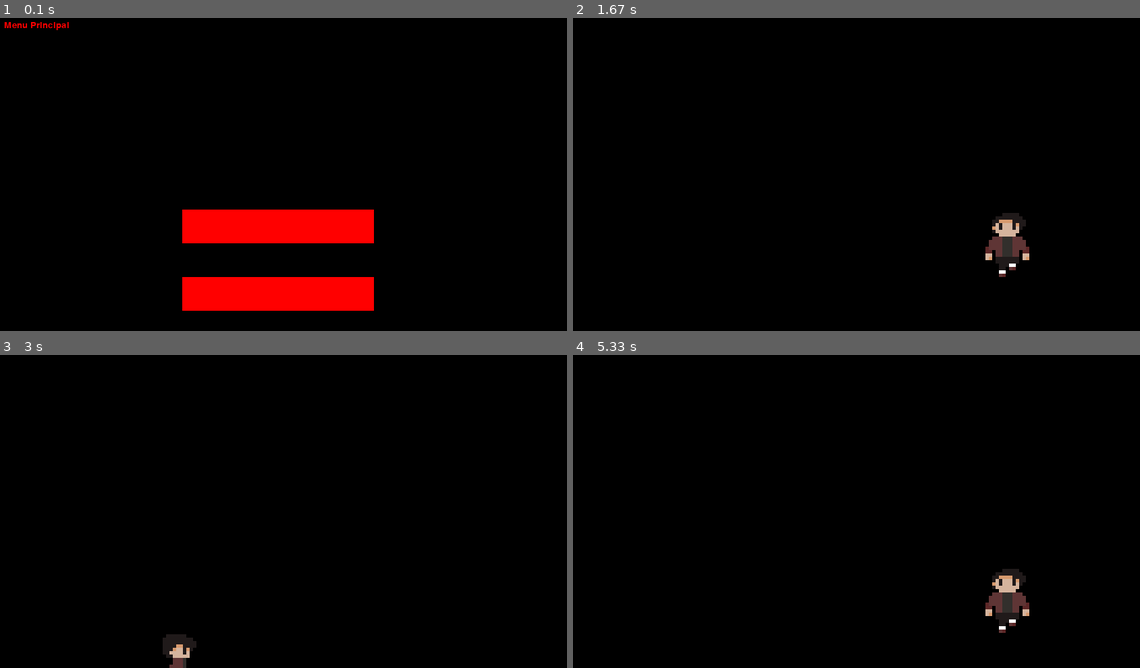
Above: before the commit, frames 1-4 (two rows, left to right).
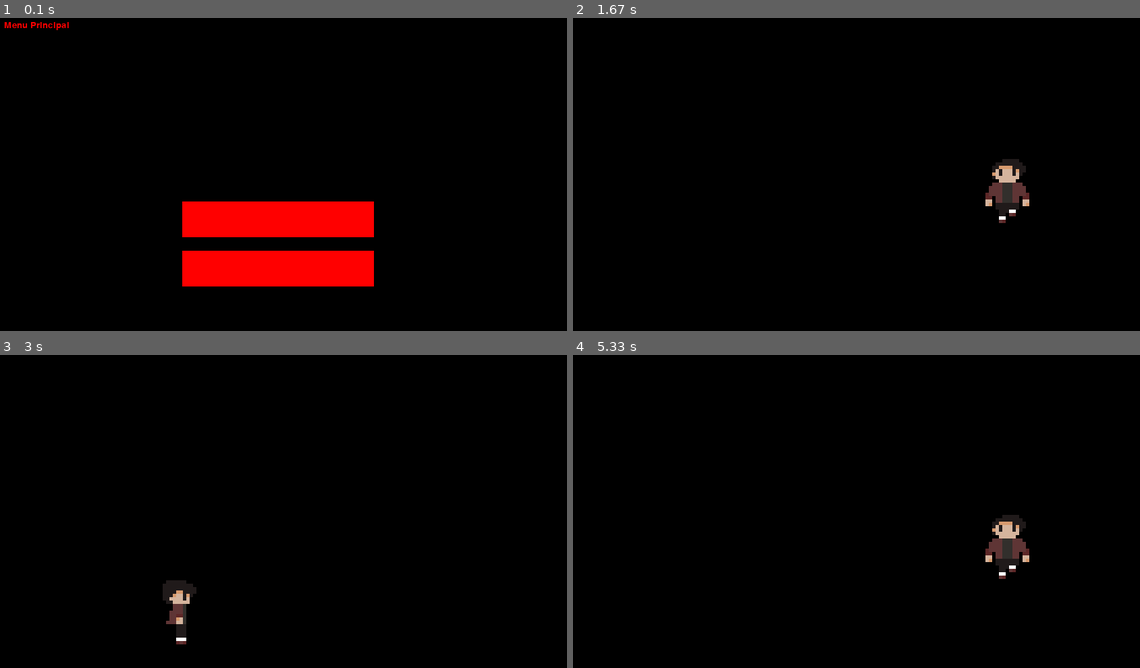
Above: after the commit, the same moments.

Repository: VinicciusSantos/Estudos-Pygame
Game: pygame game, started from main.py
Two runs of this game, one before a commit and one after it. Both use one fixed random seed, a clock stepped at 60 frames per second and the inputs below.
Inputs (mouse positions are in pixels of both pictures, inside the frame that each line leads up to):
- Up to frame 1 (0.1 s): no input
- Up to frame 2 (1.67 s): click (850, 218) at 0.38 s; hold Right 0.67-1.13 s; move the mouse to (828, 183) at 0.7 s; hold Up 1.17-1.47 s; hold Right from 1.5 s (still down)
- Up to frame 3 (3 s): release Right at 1.97 s; hold Left 2-2.53 s; hold Left 2.57-2.97 s
- Up to frame 4 (5.33 s): hold Up 3-3.37 s; hold Right 3.4-4.03 s; hold Left 4.07-4.53 s; hold Right 4.57-5.03 s; hold Up from 5.07 s (still down)

The runs differ from the first frame. In frame 1, 7.0% of the frame differs, in the area x 32-66%, y 58-94%; in frame 2, 1.9%; in frame 3, 1.1%; in frame 4, 1.9%.

Commit message:
Update main.py

Diff:
--- a/main.py
+++ b/main.py
@@ -12,18 +12,18 @@
 pygame.init()
 sprite_sheet = pygame.image.load(os.path.join(diretorio_sprites, "Personagem.png"))
 
+# Definindo as configurações da janela
+largura, altura = 854, 480
+tela = pygame.display.set_mode((largura, altura))
+pygame.display.set_caption("Perazzo Contra as Forças rWins")
+
 # Algumas variaveis globais:
 rgb_preto = (0, 0, 0)
 rgb_vermelho = (255, 0, 0)
 rgb_branco = (255, 255, 255)
 font = pygame.font.SysFont(None, 20)
 click = False
-chao = 400
-
-# Definindo as configurações da janela
-largura, altura = 854, 480
-tela = pygame.display.set_mode((largura, altura))
-pygame.display.set_caption("Perazzo Contra as Forças rWins")
+chao = altura * 2 / 3
 
 # Criando a gravidade:
 aceleracao_x = aceleracao_y = 0
@@ -119,13 +119,13 @@
         mouse_x, mouse_y = pygame.mouse.get_pos()
 
         # Botão de Iniciar
-        button_start = pygame.Rect(largura/3, 300, largura/3, 50)
+        button_start = pygame.Rect(largura/3, altura*3/5, largura/3, altura/9)
         if button_start.collidepoint((mouse_x, mouse_y)):
             if click:
                 game()
 
         # Botão de quitar:
-        button_quit = pygame.Rect(largura/3, 400, largura/3, 50)
+        button_quit = pygame.Rect(largura/3, altura*271/360, largura/3, altura/9)
         if button_quit.collidepoint((mouse_x, mouse_y)):
             if click:
                 pygame.quit()
